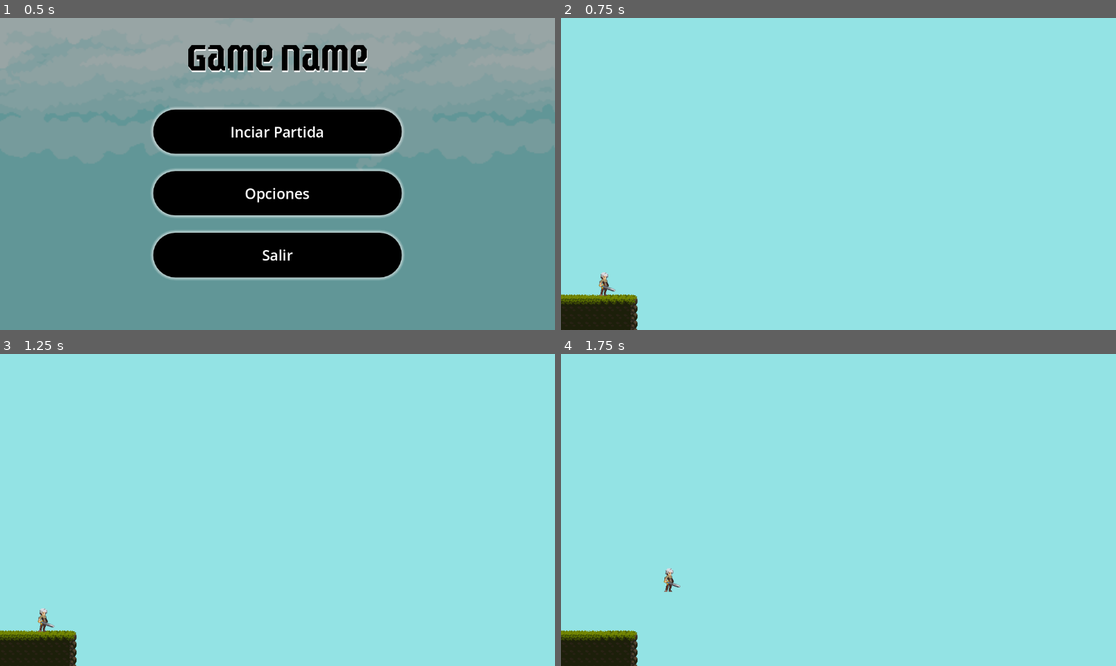
Above: before the commit, frames 1-4 (two rows, left to right).
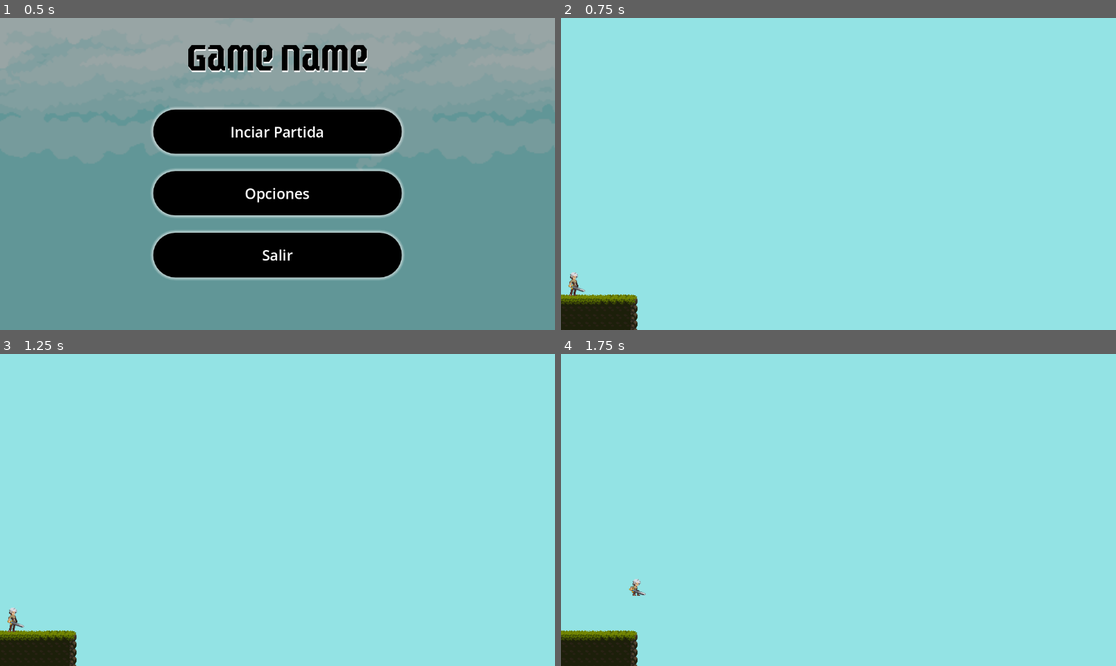
Above: after the commit, the same moments.

Repository: Marcos-Rama/PMDM
Game: Godot game, scene res://scenes/main_menu.tscn
The game is run twice, just before and just after one commit, with the same random seed, the same clock (stepped at 60 frames per second) and the same inputs.
Inputs:
- Up to frame 1 (0.5 s): no input
- Up to frame 2 (0.75 s): click "Inciar Partida" at 0.5 s
- Up to frame 3 (1.25 s): no input
- Up to frame 4 (1.75 s): tap Enter (ui_accept) at 1.25, 1.52 s; hold Right (ui_right) from 1.28 s (still down)

Frame 1 is identical in both runs. In frame 2, 0.2% of the frame differs, in the area x 1-10%, y 81-90%; in frame 3, 0.2%; in frame 4, 0.2%.

Commit message:
Primeras animaciones del personaje

Diff:
--- a/godot/Juego_Godot/raspano/scenes/level1.tscn
+++ b/godot/Juego_Godot/raspano/scenes/level1.tscn
@@ -531,4 +531,4 @@
 layer_0/tile_data = PackedInt32Array(1769436, 65536, 2, 1703900, 65536, 2, 1638364, 65536, 2, 1572828, 65536, 2, 150729 …(2399 unchanged characters)…
 
 [node name="CharacterBody2D" parent="." instance=ExtResource("3_k108c")]
-position = Vector2(-487, 218)
+position = Vector2(-550, 224)
--- a/godot/Juego_Godot/raspano/scenes/main_character.gd
+++ b/godot/Juego_Godot/raspano/scenes/main_character.gd
@@ -3,12 +3,18 @@
 
 const SPEED = 300.0
 const JUMP_VELOCITY = -400.0
-
+@onready var animation_main_char = $AnimatedSprite2D
 
 func _physics_process(delta: float) -> void:
+	#Animations
+	if (velocity.x > 1 || velocity.x < -1):
+		animation_main_char.animation = "run"
+	else:
+		animation_main_char.animation = "idle"
 	# Add the gravity.
 	if not is_on_floor():
 		velocity += get_gravity() * delta
+		animation_main_char.animation = "Jump"
 
 	# Handle jump.
 	if Input.is_action_just_pressed("ui_accept") and is_on_floor():
@@ -23,3 +29,6 @@
 		velocity.x = move_toward(velocity.x, 0, SPEED)
 
 	move_and_slide()
+
+	var isLeft = velocity.x < 0
+	animation_main_char.flip_h = isLeft
--- a/godot/Juego_Godot/raspano/scenes/main_character.tscn
+++ b/godot/Juego_Godot/raspano/scenes/main_character.tscn
@@ -1,12 +1,74 @@
-[gd_scene load_steps=9 format=3 uid="uid://ig7uinydt0ke"]
+[gd_scene load_steps=34 format=3 uid="uid://ig7uinydt0ke"]
 
 [ext_resource type="Script" path="res://scenes/main_character.gd" id="1_00roc"]
 [ext_resource type="Texture2D" uid="uid://goib0oq03ubr" path="res://Assets/Character/Idle/Idle-Sheet.png" id="2_rc0mv"]
+[ext_resource type="Texture2D" uid="uid://b7wwp35tvkmc3" path="res://Assets/Character/Jump/Jump-All-Sheet.png" id="2_tpfvp"]
+[ext_resource type="Texture2D" uid="uid://bhmjcv8scp264" path="res://Assets/Character/Run/Run-Sheet.png" id="4_d1vky"]
 
 [sub_resource type="CapsuleShape2D" id="CapsuleShape2D_ke8x4"]
 radius = 12.0
 height = 56.0
 
+[sub_resource type="AtlasTexture" id="AtlasTexture_1h4ct"]
+atlas = ExtResource("2_tpfvp")
+region = Rect2(0, 0, 64, 64)
+
+[sub_resource type="AtlasTexture" id="AtlasTexture_s14rb"]
+atlas = ExtResource("2_tpfvp")
+region = Rect2(64, 0, 64, 64)
+
+[sub_resource type="AtlasTexture" id="AtlasTexture_ly68p"]
+atlas = ExtResource("2_tpfvp")
+region = Rect2(128, 0, 64, 64)
+
+[sub_resource type="AtlasTexture" id="AtlasTexture_rrhoq"]
+atlas = ExtResource("2_tpfvp")
+region = Rect2(192, 0, 64, 64)
+
+[sub_resource type="AtlasTexture" id="AtlasTexture_u6nf6"]
+atlas = ExtResource("2_tpfvp")
+region = Rect2(256, 0, 64, 64)
+
+[sub_resource type="AtlasTexture" id="AtlasTexture_sntf8"]
+atlas = ExtResource("2_tpfvp")
+region = Rect2(320, 0, 64, 64)
+
+[sub_resource type="AtlasTexture" id="AtlasTexture_tq122"]
+atlas = ExtResource("2_tpfvp")
+region = Rect2(384, 0, 64, 64)
+
+[sub_resource type="AtlasTexture" id="AtlasTexture_qkoq2"]
+atlas = ExtResource("2_tpfvp")
+region = Rect2(448, 0, 64, 64)
+
+[sub_resource type="AtlasTexture" id="AtlasTexture_gy3fg"]
+atlas = ExtResource("2_tpfvp")
+region = Rect2(512, 0, 64, 64)
+
+[sub_resource type="AtlasTexture" id="AtlasTexture_kgkmt"]
+atlas = ExtResource("2_tpfvp")
+region = Rect2(576, 0, 64, 64)
+
+[sub_resource type="AtlasTexture" id="AtlasTexture_x5xbd"]
+atlas = ExtResource("2_tpfvp")
+region = Rect2(640, 0, 64, 64)
+
+[sub_resource type="AtlasTexture" id="AtlasTexture_vje5s"]
+atlas = ExtResource("2_tpfvp")
+region = Rect2(704, 0, 64, 64)
+
+[sub_resource type="AtlasTexture" id="AtlasTexture_tuxaf"]
+atlas = ExtResource("2_tpfvp")
+region = Rect2(768, 0, 64, 64)
+
+[sub_resource type="AtlasTexture" id="AtlasTexture_e4ge2"]
+atlas = ExtResource("2_tpfvp")
+region = Rect2(832, 0, 64, 64)
+
+[sub_resource type="AtlasTexture" id="AtlasTexture_qke11"]
+atlas = ExtResource("2_tpfvp")
+region = Rect2(896, 0, 64, 64)
+
 [sub_resource type="AtlasTexture" id="AtlasTexture_dc215"]
 atlas = ExtResource("2_rc0mv")
 region = Rect2(0, 0, 64, 80)
@@ -22,11 +84,93 @@
 [sub_resource type="AtlasTexture" id="AtlasTexture_6f3r0"]
 atlas = ExtResource("2_rc0mv")
 region = Rect2(192, 0, 64, 80)
+
+[sub_resource type="AtlasTexture" id="AtlasTexture_wr6hc"]
+atlas = ExtResource("4_d1vky")
+region = Rect2(0, 0, 80, 80)
+
+[sub_resource type="AtlasTexture" id="AtlasTexture_xq2fo"]
+atlas = ExtResource("4_d1vky")
+region = Rect2(80, 0, 80, 80)
+
+[sub_resource type="AtlasTexture" id="AtlasTexture_qgr1c"]
+atlas = ExtResource("4_d1vky")
+region = Rect2(160, 0, 80, 80)
+
+[sub_resource type="AtlasTexture" id="AtlasTexture_cxwq4"]
+atlas = ExtResource("4_d1vky")
+region = Rect2(240, 0, 80, 80)
+
+[sub_resource type="AtlasTexture" id="AtlasTexture_6jm5a"]
+atlas = ExtResource("4_d1vky")
+region = Rect2(320, 0, 80, 80)
+
+[sub_resource type="AtlasTexture" id="AtlasTexture_exsww"]
+atlas = ExtResource("4_d1vky")
+region = Rect2(400, 0, 80, 80)
+
+[sub_resource type="AtlasTexture" id="AtlasTexture_04xk3"]
+atlas = ExtResource("4_d1vky")
+region = Rect2(480, 0, 80, 80)
+
+[sub_resource type="AtlasTexture" id="AtlasTexture_7xt22"]
+atlas = ExtResource("4_d1vky")
+region = Rect2(560, 0, 80, 80)
 
 [sub_resource type="SpriteFrames" id="SpriteFrames_06xe2"]
 animations = [{
 "frames": [{
 "duration": 1.0,
+"texture": SubResource("AtlasTexture_1h4ct")
+}, {
+"duration": 1.0,
+"texture": SubResource("AtlasTexture_s14rb")
+}, {
+"duration": 1.0,
+"texture": SubResource("AtlasTexture_ly68p")
+}, {
+"duration": 1.0,
+"texture": SubResource("AtlasTexture_rrhoq")
+}, {
+"duration": 1.0,
+"texture": SubResource("AtlasTexture_u6nf6")
+}, {
+"duration": 1.0,
+"texture": SubResource("AtlasTexture_sntf8")
+}, {
+"duration": 1.0,
+"texture": SubResource("AtlasTexture_tq122")
+}, {
+"duration": 1.0,
+"texture": SubResource("AtlasTexture_qkoq2")
+}, {
+"duration": 1.0,
+"texture": SubResource("AtlasTexture_gy3fg")
+}, {
+"duration": 1.0,
+"texture": SubResource("AtlasTexture_kgkmt")
+}, {
+"duration": 1.0,
+"texture": SubResource("AtlasTexture_x5xbd")
+}, {
+"duration": 1.0,
+"texture": SubResource("AtlasTexture_vje5s")
+}, {
+"duration": 1.0,
+"texture": SubResource("AtlasTexture_tuxaf")
+}, {
+"duration": 1.0,
+"texture": SubResource("AtlasTexture_e4ge2")
+}, {
+"duration": 1.0,
+"texture": SubResource("AtlasTexture_qke11")
+}],
+"loop": true,
+"name": &"Jump",
+"speed": 10.0
+}, {
+"frames": [{
+"duration": 1.0,
 "texture": SubResource("AtlasTexture_dc215")
 }, {
 "duration": 1.0,
@@ -39,8 +183,37 @@
 "texture": SubResource("AtlasTexture_6f3r0")
 }],
 "loop": true,
-"name": &"default",
+"name": &"idle",
 "speed": 5.0
+}, {
+"frames": [{
+"duration": 1.0,
+"texture": SubResource("AtlasTexture_wr6hc")
+}, {
+"duration": 1.0,
+"texture": SubResource("AtlasTexture_xq2fo")
+}, {
+"duration": 1.0,
+"texture": SubResource("AtlasTexture_qgr1c")
+}, {
+"duration": 1.0,
+"texture": SubResource("AtlasTexture_cxwq4")
+}, {
+"duration": 1.0,
+"texture": SubResource("AtlasTexture_6jm5a")
+}, {
+"duration": 1.0,
+"texture": SubResource("AtlasTexture_exsww")
+}, {
+"duration": 1.0,
+"texture": SubResource("AtlasTexture_04xk3")
+}, {
+"duration": 1.0,
+"texture": SubResource("AtlasTexture_7xt22")
+}],
+"loop": true,
+"name": &"run",
+"speed": 8.0
 }]
 
 [node name="CharacterBody2D" type="CharacterBody2D"]
@@ -54,5 +227,6 @@
 position = Vector2(0, 0.5)
 scale = Vector2(1, 1.0125)
 sprite_frames = SubResource("SpriteFrames_06xe2")
-frame = 1
-frame_progress = 0.753127
+animation = &"Jump"
+autoplay = "idle"
+frame_progress = 0.768959
